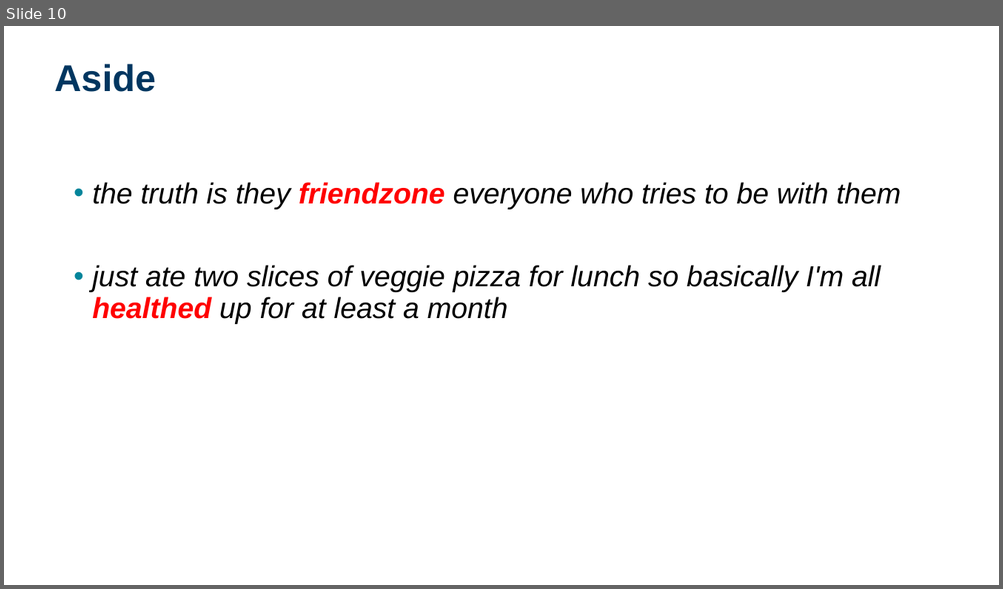
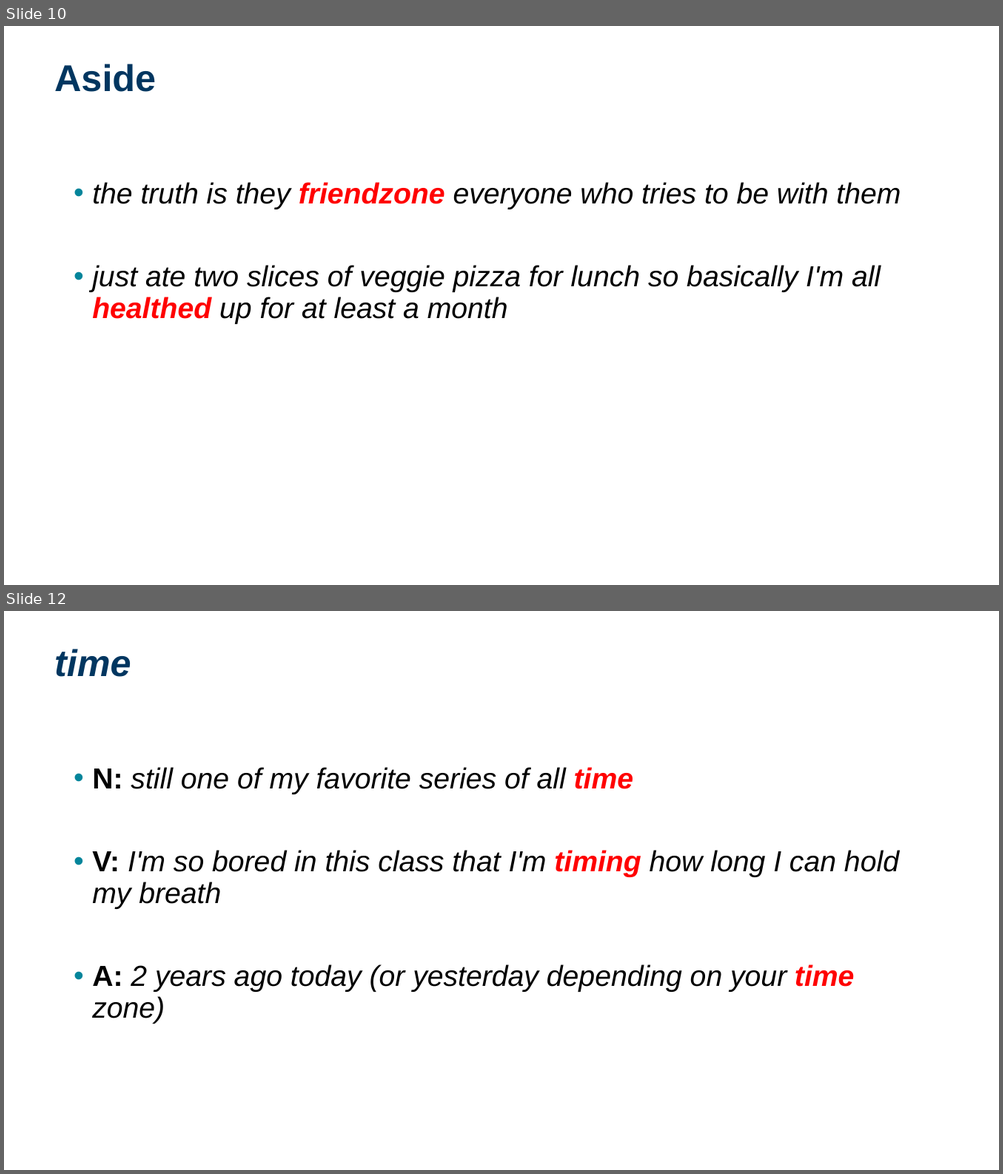
Before and after one commit to dwhieb/dissertation, a slide deck: presentations/Hieber. 2019. Lexical flexibility in English.pptx. Shown one above the other, each under a label of ours: slide 10 before the commit, slides 10 and 12 after it; the slides between them are not shown. The pictures are 1003x589 and 1003x1174 pixels, drawn with LibreOffice and Linux fonts; fonts in the diff are those of the drawing; background and template pictures are left out. Boxes give left, top, right and bottom in pixels: in the first picture for what was removed or moved away, otherwise in the second. Text is boxed around its words. In the diff, an @@ line names an element or a change of style, - is before the commit and + after.

```diff
--- a/presentations/Hieber. 2019. Lexical flexibility in English.pptx
+++ b/presentations/Hieber. 2019. Lexical flexibility in English.pptx
@@ slide 12 added at (4,611,999,1170), background #FFFFFF @@
@@ title added at (54,649,131,677), 36 pt, text #003660, bold, italic @@
+time
@@ text added at (92,767,899,1024), 28 pt, text #000000, italic @@
+• N: still one of my favorite series of all time
+• V: I'm so bored in this class that I'm timing how long I can hold my breath
+• A: 2 years ago today (or yesterday depending on your time zone)
```
Also in this commit, not shown: 42 other slides added, 1 other file.
